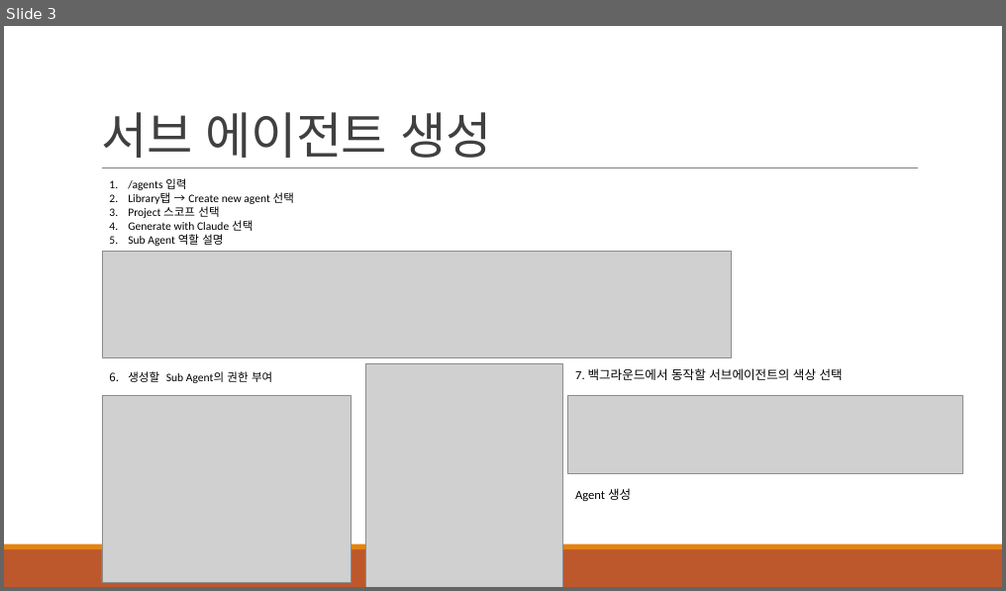
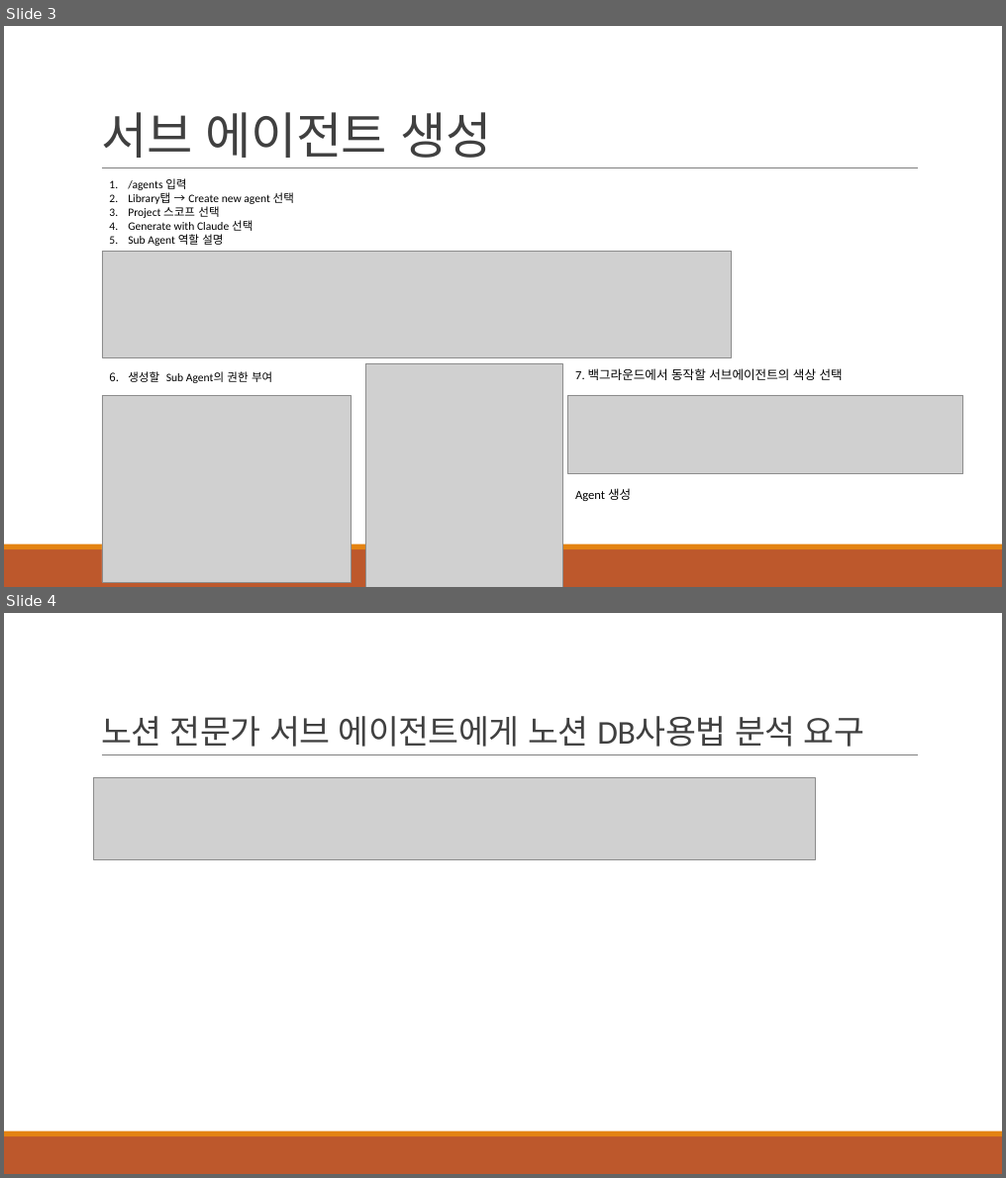
Before and after one commit to khb3025/study-claude-code, a slide deck: PPT정리/27. 서브 에이전트로 PRD 생성.pptx. Shown one above the other, each under a label of ours: slide 3 before the commit, slides 3 and 4 after it. The pictures are 1006x591 and 1006x1178 pixels, drawn with LibreOffice and Linux fonts; fonts in the diff are those of the drawing; grey boxes stand for pictures. Boxes give left, top, right and bottom in pixels: in the first picture for what was removed or moved away, otherwise in the second. Text is boxed around its words. In the diff, an @@ line names an element or a change of style, - is before the commit and + after.

Commit message:
서브에이전트 활용 PRD 생성 및 WorkFlow

```diff
--- a/PPT정리/27. 서브 에이전트로 PRD 생성.pptx
+++ b/PPT정리/27. 서브 에이전트로 PRD 생성.pptx
@@ slide 4 added at [4, 613, 1002, 1174], background #FFFFFF; not listed: 3 template elements that a slide beside it also shows @@
@@ title added at [101, 716, 864, 747], 32 pt, text #404040 @@
+노션 전문가 서브 에이전트에게 노션 DB사용법 분석 요구
@@ picture added at [94, 777, 816, 860] @@
```
Also in this commit, not shown: 2 other slides added, 1 other file.
